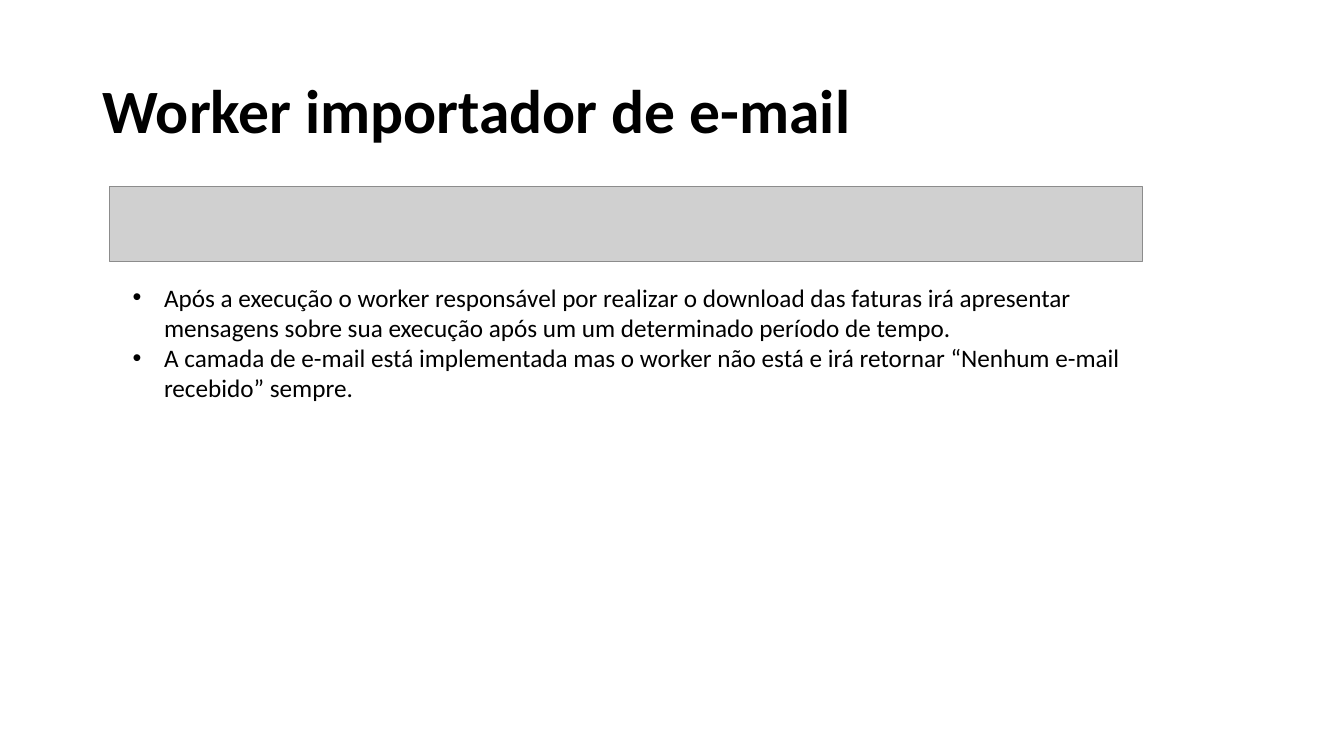
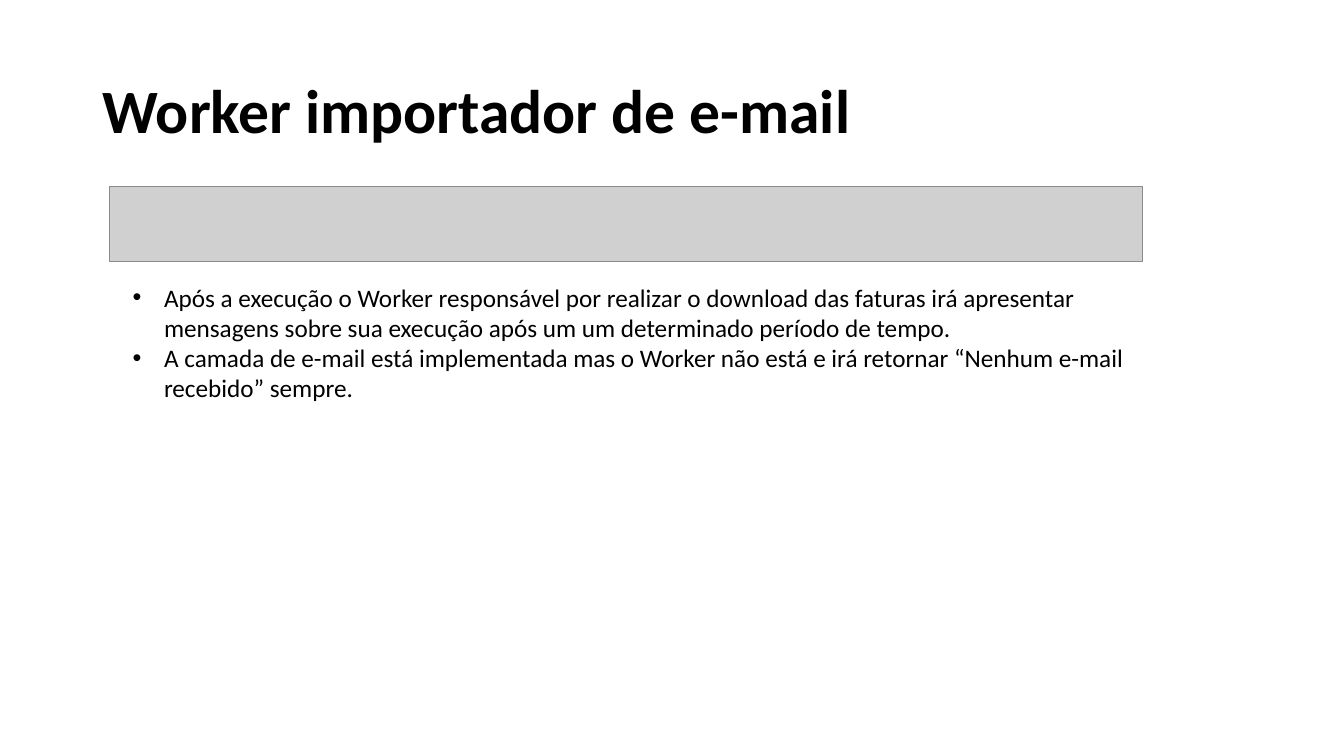
Before and after one commit to RodCorrea/TesteUppertools, a slide deck: slide 2 of TesteUppertools - Documentos/Apresentação da Solução.pptx. Drawn at 1344x756 pixels with LibreOffice and Linux fonts; fonts in the diff are those of the drawing; grey boxes stand for pictures. Boxes give left, top, right and bottom in pixels: in the first picture for what was removed or moved away, otherwise in the second. Text is boxed around its words. In the diff, an @@ line names an element or a change of style, - is before the commit and + after.

```diff
--- a/TesteUppertools - Documentos/Apresentação da Solução.pptx
+++ b/TesteUppertools - Documentos/Apresentação da Solução.pptx
@@ text at (164, 289, 1123, 401): text changed @@
-• Após a execução o worker responsável por realizar o download das faturas irá apresentar mensagens sobre sua execução após um um determinado período de tempo.
-• A camada de e-mail está implementada mas o worker não está e irá retornar “Nenhum e-mail recebido” sempre.
+• Após a execução o Worker responsável por realizar o download das faturas irá apresentar mensagens sobre sua execução após um um determinado período de tempo.
+• A camada de e-mail está implementada mas o Worker não está e irá retornar “Nenhum e-mail recebido” sempre.
```
Also in this commit, not shown: 2 slides added.
